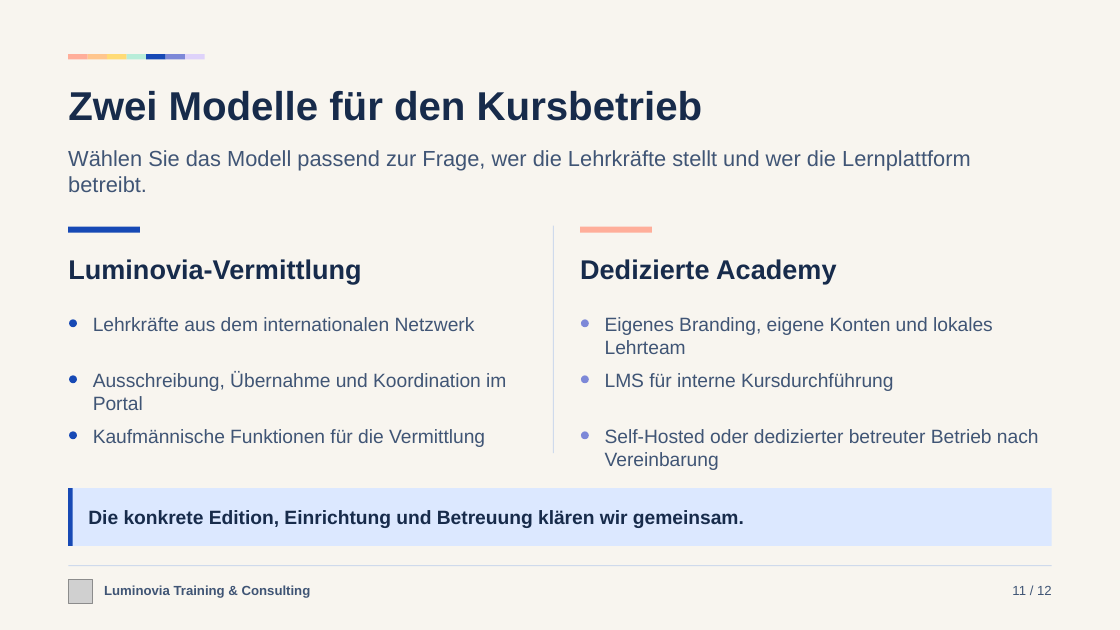
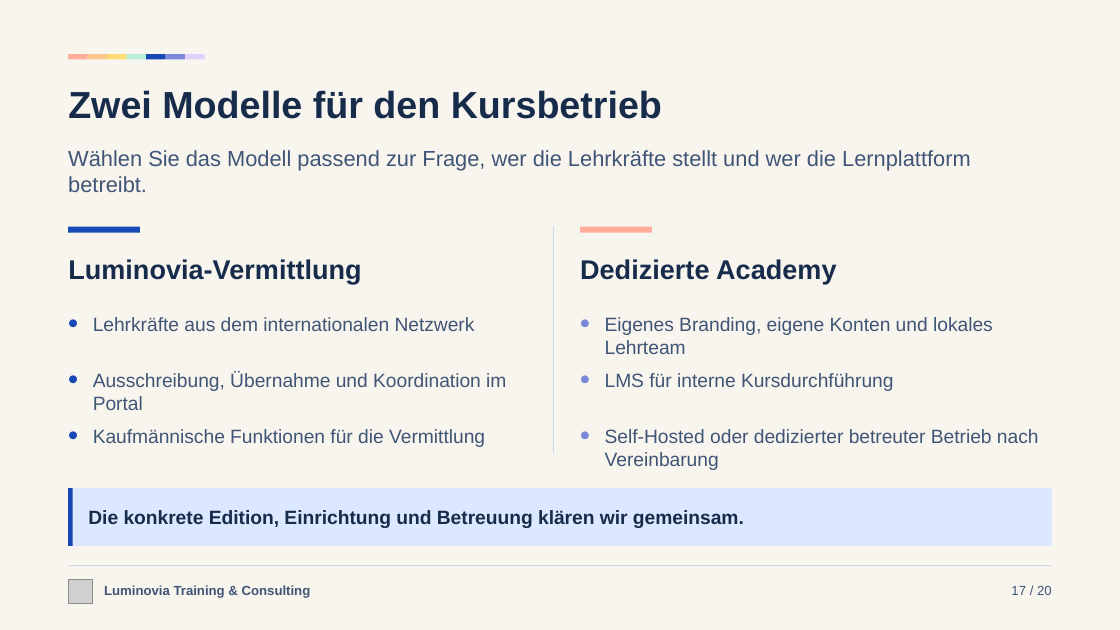
Before and after one commit to Luminovia-Training-Consulting/Luminovia-Management-Tool, a slide deck: slide 17 of docs/sales/luminovia-sales-deck-de.pptx (slide 11 before the commit). Drawn at 1120x630 pixels with LibreOffice and Linux fonts; fonts in the diff are those of the drawing; grey boxes stand for pictures. Boxes give left, top, right and bottom in pixels: in the first picture for what was removed or moved away, otherwise in the second. Text is boxed around its words. In the diff, an @@ line names an element or a change of style, - is before the commit and + after.

```diff
--- a/docs/sales/luminovia-sales-deck-de.pptx
+++ b/docs/sales/luminovia-sales-deck-de.pptx
@@ text "Zwei Modelle für den Kursbetrieb" at <box>68,90,662,119</box>: size 34.5 to 32.2 pt @@
@@ text at <box>1011,586,1052,595</box>: text changed @@
-11 / 12
+17 / 20
```
Also in this commit, not shown: 11 other slides changed, 8 slides added, 3 other files.
